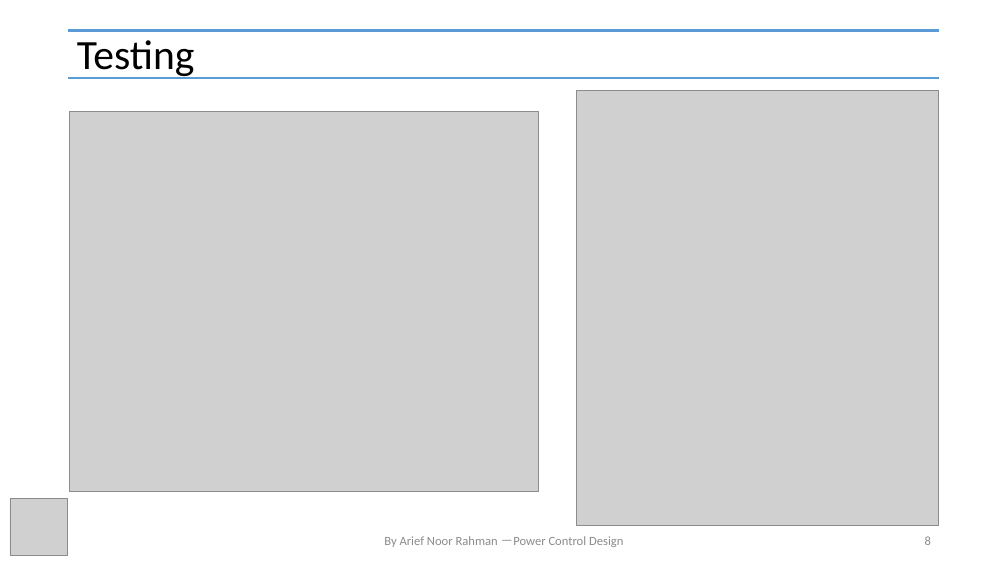
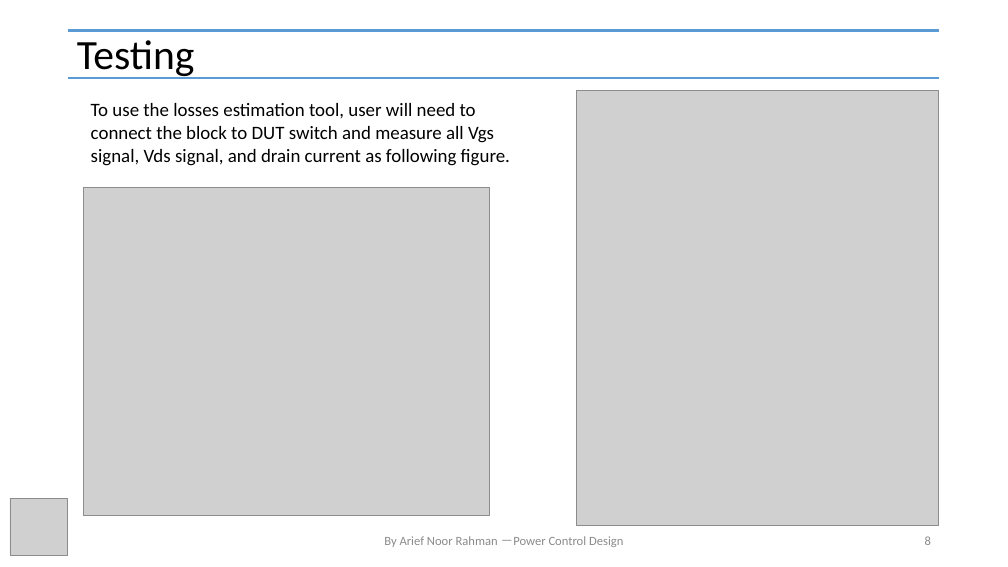
Before and after one commit to physicboy/QSPICE, a slide deck: slide 8 of Ideal PWL Transient Losses Analysis/PWL Losses Analysis.pptx. Drawn at 1008x567 pixels with LibreOffice and Linux fonts; fonts in the diff are those of the drawing; grey boxes stand for pictures. Boxes give left, top, right and bottom in pixels: in the first picture for what was removed or moved away, otherwise in the second. Text is boxed around its words. In the diff, an @@ line names an element or a change of style, - is before the commit and + after.

```diff
--- a/Ideal PWL Transient Losses Analysis/PWL Losses Analysis.pptx
+++ b/Ideal PWL Transient Losses Analysis/PWL Losses Analysis.pptx
@@ text added at bbox=[91, 103, 510, 166], 18 pt, text #000000 @@
+To use the losses estimation tool, user will need to connect the block to DUT switch and measure all Vgs signal, Vds signal, and drain current as following figure.
@@ picture: place and size @@
-picture at bbox=[70, 112, 538, 492]
+picture at bbox=[83, 187, 489, 516]
```
Also in this commit, not shown: 1 other slide changed.
